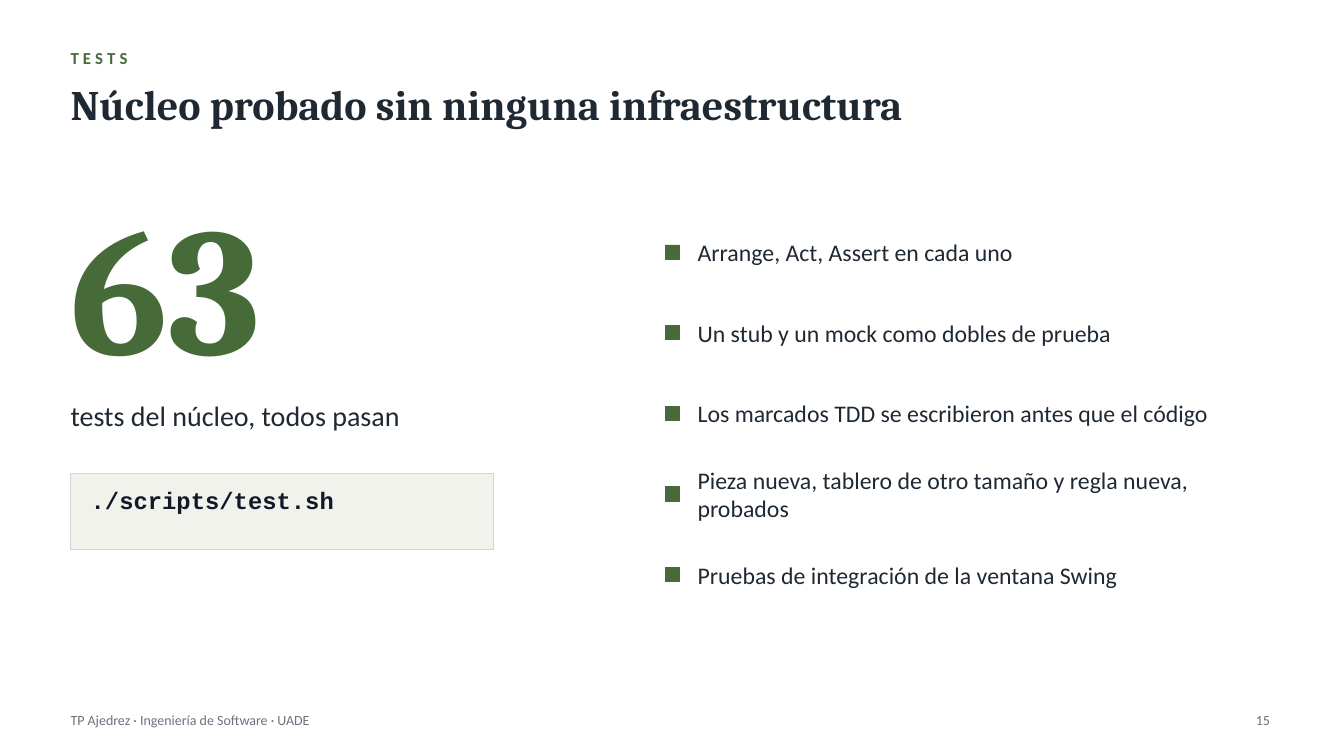
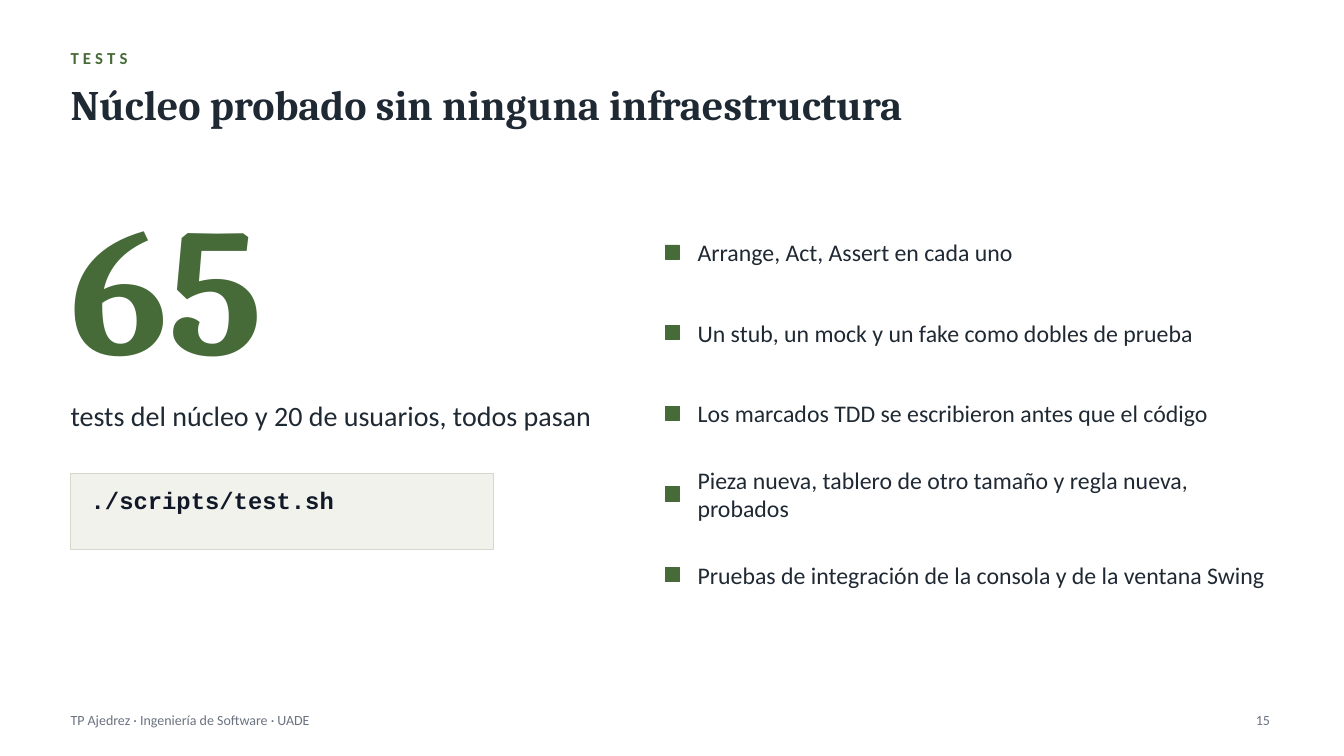
Before and after one commit to Ogstra/tp-ajedrez, a slide deck: slide 15 of docs/presentacion.pptx. Drawn at 1344x756 pixels with LibreOffice and Linux fonts; fonts in the diff are those of the drawing. Boxes give left, top, right and bottom in pixels: in the first picture for what was removed or moved away, otherwise in the second. Text is boxed around its words. In the diff, an @@ line names an element or a change of style, - is before the commit and + after.

Commit message:
La vista recibe la partida armada por GameBuilder, ventana adaptada al tamano del tablero y documentacion al dia

```diff
--- a/docs/presentacion.pptx
+++ b/docs/presentacion.pptx
@@ text at box(71, 231, 264, 357): text changed @@
-63
+65
@@ text at box(698, 325, 1192, 346): text changed @@
-Un stub y un mock como dobles de prueba
+Un stub, un mock y un fake como dobles de prueba
@@ text at box(71, 406, 591, 431): text changed @@
-tests del núcleo, todos pasan
+tests del núcleo y 20 de usuarios, todos pasan
@@ text at box(698, 567, 1264, 588): text changed @@
-Pruebas de integración de la ventana Swing
+Pruebas de integración de la consola y de la ventana Swing
```
Also in this commit, not shown: 5 other slides changed, 1 slide added, 13 other files.
